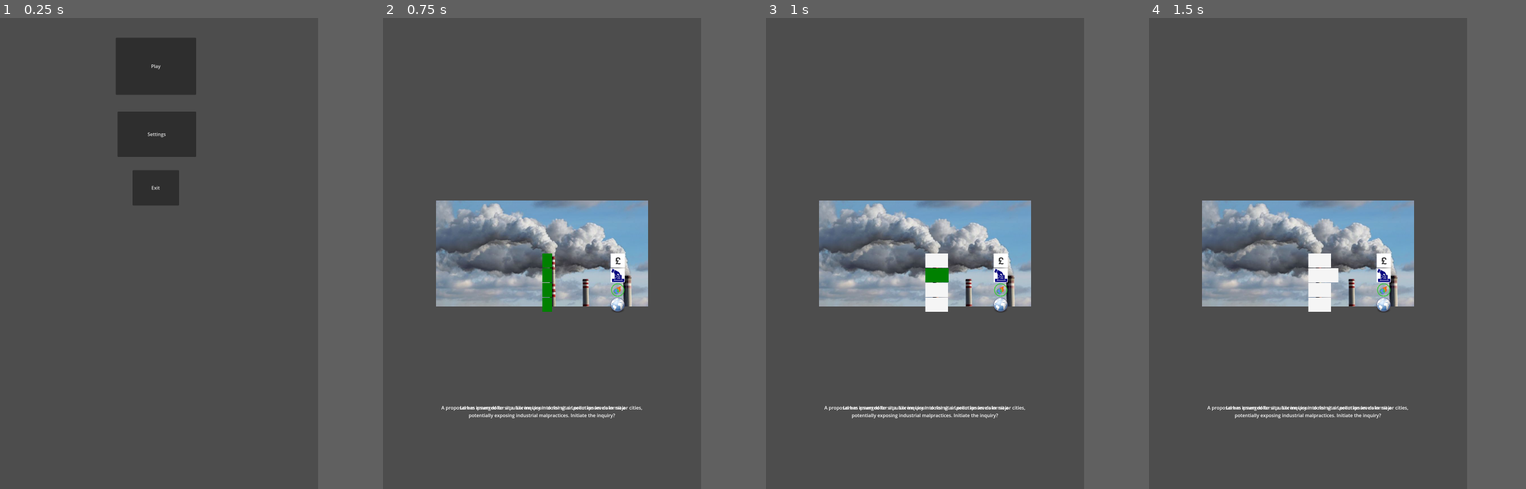
Above: before the commit, frames 1-4 (left to right).
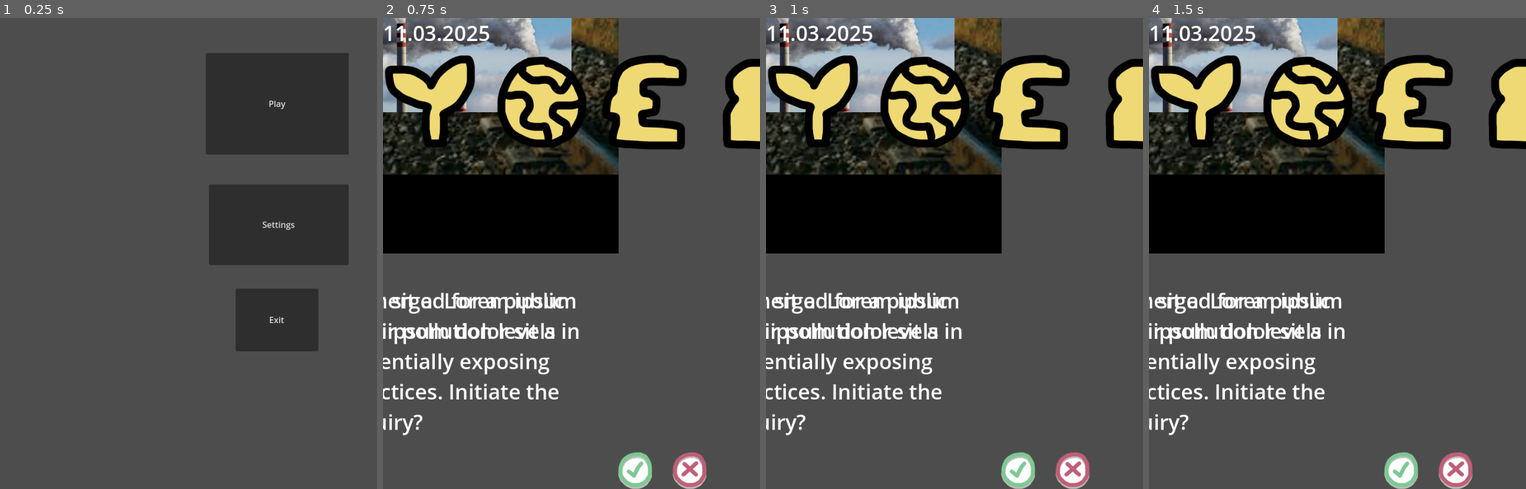
Above: after the commit, the same moments.

Repository: OmerHakanKilic/Dundee-Game-Jam
Game: Godot game, scene res://Scenes/main_menu.tscn
Same seed, same stepped clock (60 frames per second), same inputs: the game is played once before the commit and once after it. The engine's default icon, where the game draws it, is replaced by a stand-in: a white triangle on a blue panel in a dark square.
Inputs (mouse positions are in pixels of both pictures, inside the frame that each line leads up to):
- Up to frame 1 (0.25 s): no input
- Up to frame 2 (0.75 s): click "Play" at 0.5 s
- Up to frame 3 (1 s): no input
- Up to frame 4 (1.5 s): click (1363, 470) at 1.27 s
The window is 540x800 before the commit and 640x800 after it. Grey fills any space a smaller window leaves; there, only what the larger window draws over its background counts as a difference.

The runs differ from the first frame. In frame 1, 23% of the frame differs, in the area x 30-93%, y 4-71%; in frame 2, 45%; in frame 3, 45%; in frame 4, 45%, in the area x 0-100%, y 0-100%.

Commit message:
UI implementation partly done

Diff:
--- a/Scenes/event.tscn
+++ b/Scenes/event.tscn
@@ -1,11 +1,16 @@
-[gd_scene load_steps=2 format=3 uid="uid://d1akjk1lv3phq"]
+[gd_scene load_steps=4 format=3 uid="uid://d1akjk1lv3phq"]
 
 [ext_resource type="Script" path="res://Scripts/event.gd" id="1_pr1kh"]
+[ext_resource type="Texture2D" uid="uid://nskpag6mr5kr" path="res://Assets/Images/new-train-line-investment.png" id="2_v7wi7"]
+
+[sub_resource type="LabelSettings" id="LabelSettings_7y8oa"]
+font_size = 40
 
 [node name="Event" type="Node2D"]
 script = ExtResource("1_pr1kh")
 
 [node name="EventImage" type="Sprite2D" parent="."]
+texture = ExtResource("2_v7wi7")
 
 [node name="Label" type="Label" parent="."]
 anchors_preset = 14
@@ -19,5 +24,6 @@
 grow_horizontal = 2
 grow_vertical = 2
 text = " Lorem ipsum dolor sit a  Lorem ipsum dolor sit a Lorem ipsum dolor sit a"
+label_settings = SubResource("LabelSettings_7y8oa")
 horizontal_alignment = 1
 autowrap_mode = 2
--- a/Scenes/main.tscn
+++ b/Scenes/main.tscn
@@ -1,15 +1,16 @@
-[gd_scene load_steps=11 format=3 uid="uid://rcw1d5eslvgy"]
+[gd_scene load_steps=10 format=3 uid="uid://rcw1d5eslvgy"]
 
 [ext_resource type="Script" path="res://Scripts/game_main.gd" id="1_cl4kc"]
-[ext_resource type="Texture2D" uid="uid://bk0fgmlnbxyx4" path="res://Assets/Images/icon.svg" id="2_4eopm"]
 [ext_resource type="Script" path="res://Scripts/swipe_detector.gd" id="2_r7q3x"]
-[ext_resource type="Script" path="res://Scripts/StatBarsController.gd" id="4_0atsj"]
-[ext_resource type="Script" path="res://Scripts/progress_bar_controller.gd" id="4_7uhvj"]
-[ext_resource type="Texture2D" uid="uid://c7nnoyp8v82et" path="res://Assets/Images/progress_bar.png" id="5_ilnui"]
-[ext_resource type="Texture2D" uid="uid://dsyvpdw1p3jyh" path="res://Assets/Images/gbp.png" id="6_5gv3u"]
-[ext_resource type="Texture2D" uid="uid://bidtolcnplb7e" path="res://Assets/Images/ballot.jpg" id="7_8a54y"]
-[ext_resource type="Texture2D" uid="uid://cfj2asqvn8dny" path="res://Assets/Images/climate_change_adaptation_icon.png" id="8_fn7ye"]
-[ext_resource type="Texture2D" uid="uid://c2sax2idugxdc" path="res://Assets/Images/globe_icon.png" id="9_ujauo"]
+[ext_resource type="Texture2D" uid="uid://c8f81y1slj13g" path="res://Assets/Images/Icons/TreasuryIcon.png" id="3_l8kx3"]
+[ext_resource type="Texture2D" uid="uid://ikxtmxj1rh68" path="res://Assets/Images/Icons/PopularityIcon.png" id="4_1rpyp"]
+[ext_resource type="Texture2D" uid="uid://csqg7okau1kmm" path="res://Assets/Images/Icons/GlobalLeadershipIcon.png" id="5_6qtwa"]
+[ext_resource type="Texture2D" uid="uid://8sw1ovy2jyv7" path="res://Assets/Images/Icons/ClimateIcon.png" id="6_7njjp"]
+[ext_resource type="Texture2D" uid="uid://dx575txfvnpy0" path="res://Assets/Images/Icons/Agree-icon(1).png" id="8_v7j74"]
+[ext_resource type="Texture2D" uid="uid://b6t48sw5a8jvo" path="res://Assets/Images/Icons/Reject-icon(1).png" id="9_dktkq"]
+
+[sub_resource type="LabelSettings" id="LabelSettings_36kve"]
+font_size = 40
 
 [node name="Main" type="Node2D"]
 script = ExtResource("1_cl4kc")
@@ -17,84 +18,55 @@
 [node name="SwipeDetector" type="Node2D" parent="."]
 script = ExtResource("2_r7q3x")
 
-[node name="Inventory" type="VBoxContainer" parent="."]
-offset_left = 38.0
-offset_top = 1661.0
-offset_right = 78.0
-offset_bottom = 1701.0
-scale = Vector2(1.94028, 3.37215)
+[node name="MainContainer" type="VBoxContainer" parent="."]
+anchors_preset = 15
+anchor_right = 1.0
+anchor_bottom = 1.0
+offset_top = 1.0
+offset_right = 1076.0
+offset_bottom = 1921.0
+grow_horizontal = 2
+grow_vertical = 2
+size_flags_horizontal = 3
+size_flags_vertical = 3
 
-[node name="Slot1" type="Sprite2D" parent="Inventory"]
-position = Vector2(67, 0)
-texture = ExtResource("2_4eopm")
+[node name="Date" type="Label" parent="MainContainer"]
+layout_mode = 2
+text = "11.03.2025"
+label_settings = SubResource("LabelSettings_36kve")
 
-[node name="Slot2" type="Sprite2D" parent="Inventory"]
-position = Vector2(323, 0)
-texture = ExtResource("2_4eopm")
+[node name="TopBar" type="HBoxContainer" parent="MainContainer"]
+custom_minimum_size = Vector2(100, 200)
+layout_mode = 2
 
-[node name="Slot3" type="Sprite2D" parent="Inventory"]
-position = Vector2(451, 0)
-texture = ExtResource("2_4eopm")
+[node name="ClimateIcon" type="TextureRect" parent="MainContainer/TopBar"]
+layout_mode = 2
+texture = ExtResource("6_7njjp")
 
-[node name="Slot4" type="Sprite2D" parent="Inventory"]
-position = Vector2(195, 0)
-texture = ExtResource("2_4eopm")
+[node name="GlobalLeadershipIcon" type="TextureRect" parent="MainContainer/TopBar"]
+layout_mode = 2
+texture = ExtResource("5_6qtwa")
 
-[node name="StatBars" type="VBoxContainer" parent="."]
-offset_left = 1.0
-offset_right = 294.0
-offset_bottom = 120.0
-scale = Vector2(0.5, 0.5)
-script = ExtResource("4_0atsj")
+[node name="TreasuryIcon" type="TextureRect" parent="MainContainer/TopBar"]
+layout_mode = 2
+texture = ExtResource("3_l8kx3")
 
-[node name="TreasuryProgressBar" type="TextureProgressBar" parent="StatBars"]
-custom_minimum_size = Vector2(512, 96)
+[node name="PopularityIcon" type="TextureRect" parent="MainContainer/TopBar"]
 layout_mode = 2
-texture_progress = ExtResource("5_ilnui")
-script = ExtResource("4_7uhvj")
-metadata/_edit_use_anchors_ = true
+texture = ExtResource("4_1rpyp")
 
-[node name="TreasurySprite2D" type="Sprite2D" parent="StatBars/TreasuryProgressBar"]
-position = Vector2(512, 48)
-texture = ExtResource("6_5gv3u")
+[node name="MarginContainer" type="MarginContainer" parent="MainContainer"]
+custom_minimum_size = Vector2(0, 550)
+layout_mode = 2
 
-[node name="PopularityProgressBar" type="TextureProgressBar" parent="StatBars"]
-custom_minimum_size = Vector2(0, 96)
+[node name="BottomBar" type="HBoxContainer" parent="MainContainer"]
 layout_mode = 2
-texture_progress = ExtResource("5_ilnui")
-script = ExtResource("4_7uhvj")
-metadata/_edit_use_anchors_ = true
+alignment = 1
 
-[node name="PopularitySprite2D" type="Sprite2D" parent="StatBars/PopularityProgressBar"]
-position = Vector2(512, 48)
-texture = ExtResource("7_8a54y")
+[node name="AgreeButton" type="TextureButton" parent="MainContainer/BottomBar"]
+layout_mode = 2
+texture_normal = ExtResource("8_v7j74")
 
-[node name="ClimateProgressBar" type="TextureProgressBar" parent="StatBars"]
-custom_minimum_size = Vector2(0, 96)
+[node name="DisagreeButton" type="TextureButton" parent="MainContainer/BottomBar"]
 layout_mode = 2
-texture_progress = ExtResource("5_ilnui")
-script = ExtResource("4_7uhvj")
-metadata/_edit_use_anchors_ = true
-
-[node name="ClimateSprite2D" type="Sprite2D" parent="StatBars/ClimateProgressBar"]
-position = Vector2(512, 48)
-texture = ExtResource("8_fn7ye")
-
-[node name="GlobalLeadershipProgressBar" type="TextureProgressBar" parent="StatBars"]
-custom_minimum_size = Vector2(0, 96)
-layout_mode = 2
-texture_progress = ExtResource("5_ilnui")
-script = ExtResource("4_7uhvj")
-metadata/_edit_use_anchors_ = true
-
-[node name="GlobalLeadershipSprite2D" type="Sprite2D" parent="StatBars/GlobalLeadershipProgressBar"]
-position = Vector2(512, 52)
-texture = ExtResource("9_ujauo")
-
-[node name="Date" type="Label" parent="."]
-offset_left = 569.0
-offset_top = 10.0
-offset_right = 651.0
-offset_bottom = 33.0
-scale = Vector2(5.94733, 15.3642)
-text = "11.03.2025"
+texture_normal = ExtResource("9_dktkq")
--- a/Scripts/game_main.gd
+++ b/Scripts/game_main.gd
@@ -22,7 +22,7 @@
 	randomize()
 	prepare_events()
 	setup_event_scenes()
-	position = get_viewport_rect().size  / 2
+	#position = get_viewport_rect().size  / 2
 
 # This function iterates all script files in res://Scripts/events and loads them into the events array
 # We assume all these files are valid events! There is no checking at this stage
--- a/project.godot
+++ b/project.godot
@@ -21,8 +21,8 @@
 
 [display]
 
-window/size/viewport_width=1080
-window/size/viewport_height=1920
+window/size/viewport_width=720
+window/size/viewport_height=900
 
 [rendering]
 
Binary file added: Assets/Images/Icons/Agree-icon(1).png
Not shown, added: Assets/Images/Icons/Agree-icon(1).png.import
Binary file added: Assets/Images/Icons/ClimateIcon.png
Not shown, added: Assets/Images/Icons/ClimateIcon.png.import
Binary file added: Assets/Images/Icons/GlobalLeadershipIcon.png
Not shown, added: Assets/Images/Icons/GlobalLeadershipIcon.png.import
Binary file added: Assets/Images/Icons/PopularityIcon.png
Not shown, added: Assets/Images/Icons/PopularityIcon.png.import
Binary file added: Assets/Images/Icons/Reject-icon(1).png
Not shown, added: Assets/Images/Icons/Reject-icon(1).png.import
Binary file added: Assets/Images/Icons/TreasuryIcon.png
Not shown, added: Assets/Images/Icons/TreasuryIcon.png.import
(and 1 more such lines)
